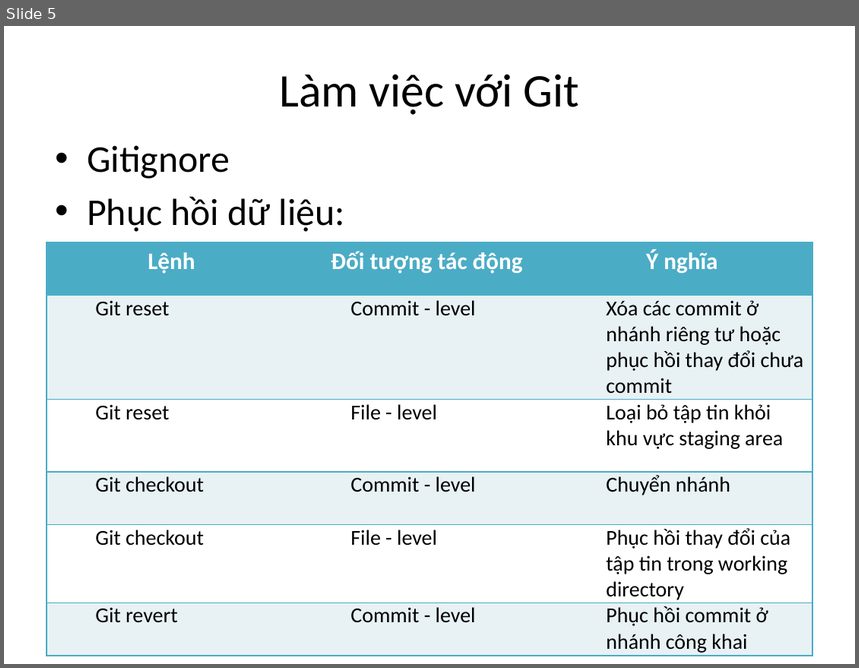
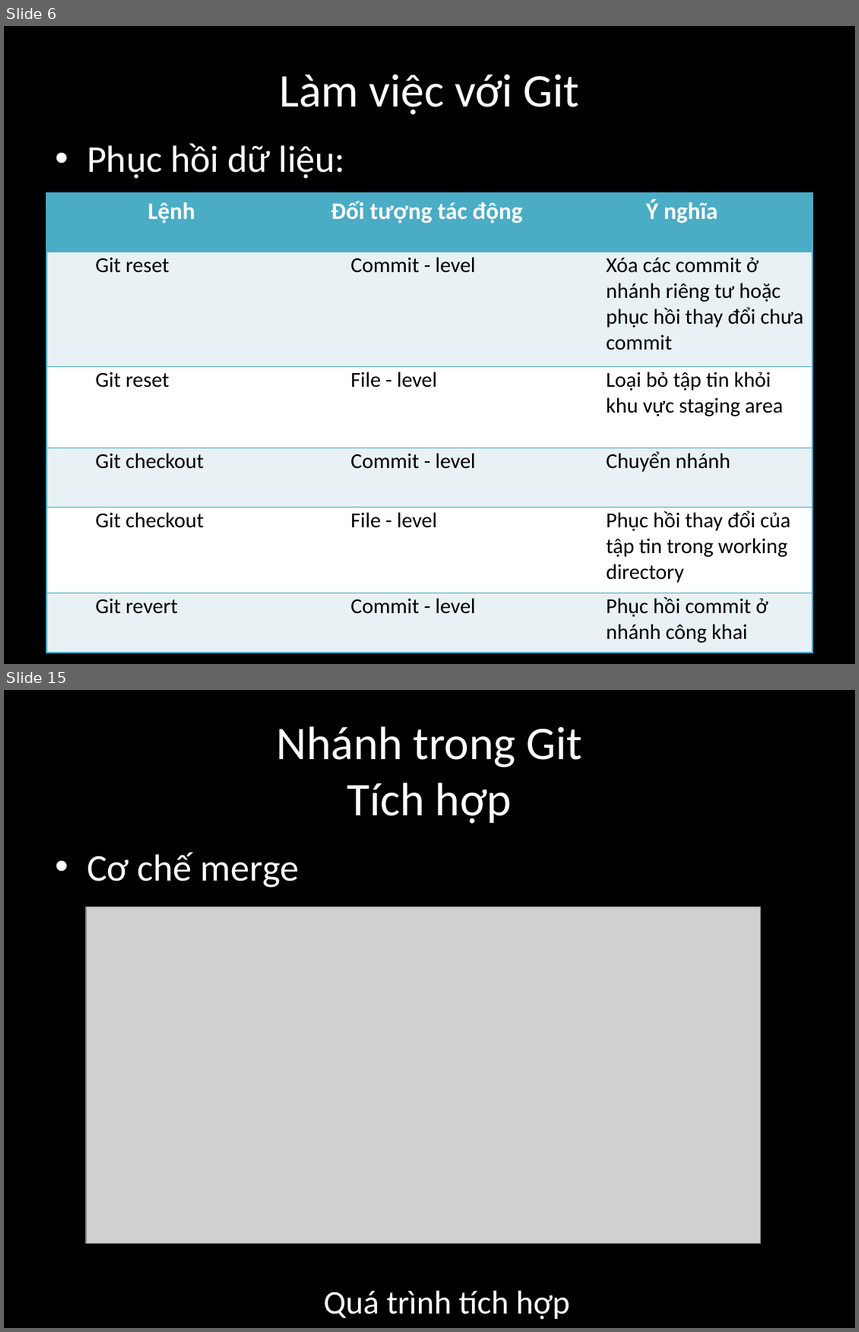
Before and after one commit to ducha228/Seminar, a slide deck: Seminar Git HaND/Seminar_Git_Slide.pptx. Shown one above the other, each under a label of ours: slide 5 before the commit, slides 6 and 15 after it; the slides between them are not shown. The pictures are 859x668 and 859x1332 pixels, drawn with LibreOffice and Linux fonts; fonts in the diff are those of the drawing; grey boxes stand for pictures. Boxes give left, top, right and bottom in pixels: in the first picture for what was removed or moved away, otherwise in the second. Text is boxed around its words. In the diff, an @@ line names an element or a change of style, - is before the commit and + after.

```diff
--- a/Seminar Git HaND/Seminar_Git_Slide.pptx
+++ b/Seminar Git HaND/Seminar_Git_Slide.pptx
@@ slide 15 added at box(4, 690, 855, 1328), background #000000 @@
@@ title added at box(277, 726, 582, 824), 39.6 pt, text #FFFFFF @@
+Nhánh trong Git
+Tích hợp
@@ text added at box(87, 852, 299, 888), 32 pt, text #FFFFFF @@
+• Cơ chế merge
@@ picture added at box(86, 907, 760, 1243) @@
@@ text added at box(324, 1290, 570, 1320), 28 pt, text #FFFFFF @@
+Quá trình tích hợp
@@ what was slide 5 is now slide 6 @@
@@ slide 6 changed as well @@
@@ background #FFFFFF to #000000 @@
@@ title "Làm việc với Git" at box(279, 74, 579, 115): text colour #000000 to #FFFFFF @@
@@ text "Phục hồi dữ liệu:" at box(87, 143, 345, 179): text colour #000000 to #FFFFFF @@
@@ text at box(87, 145, 230, 179): paragraph removed @@
-• Gitignore
@@ table: place and size @@
-table at box(47, 243, 813, 656)
+table at box(47, 193, 813, 652)
```
Also in this commit, not shown: 5 other slides changed, 16 other slides added, 1 slide removed, 1 other file.
